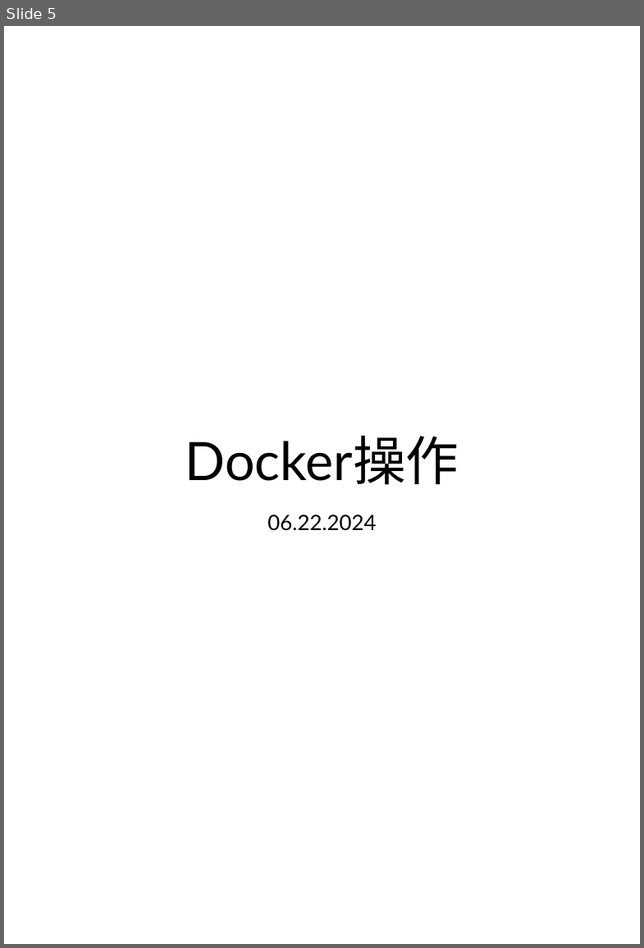
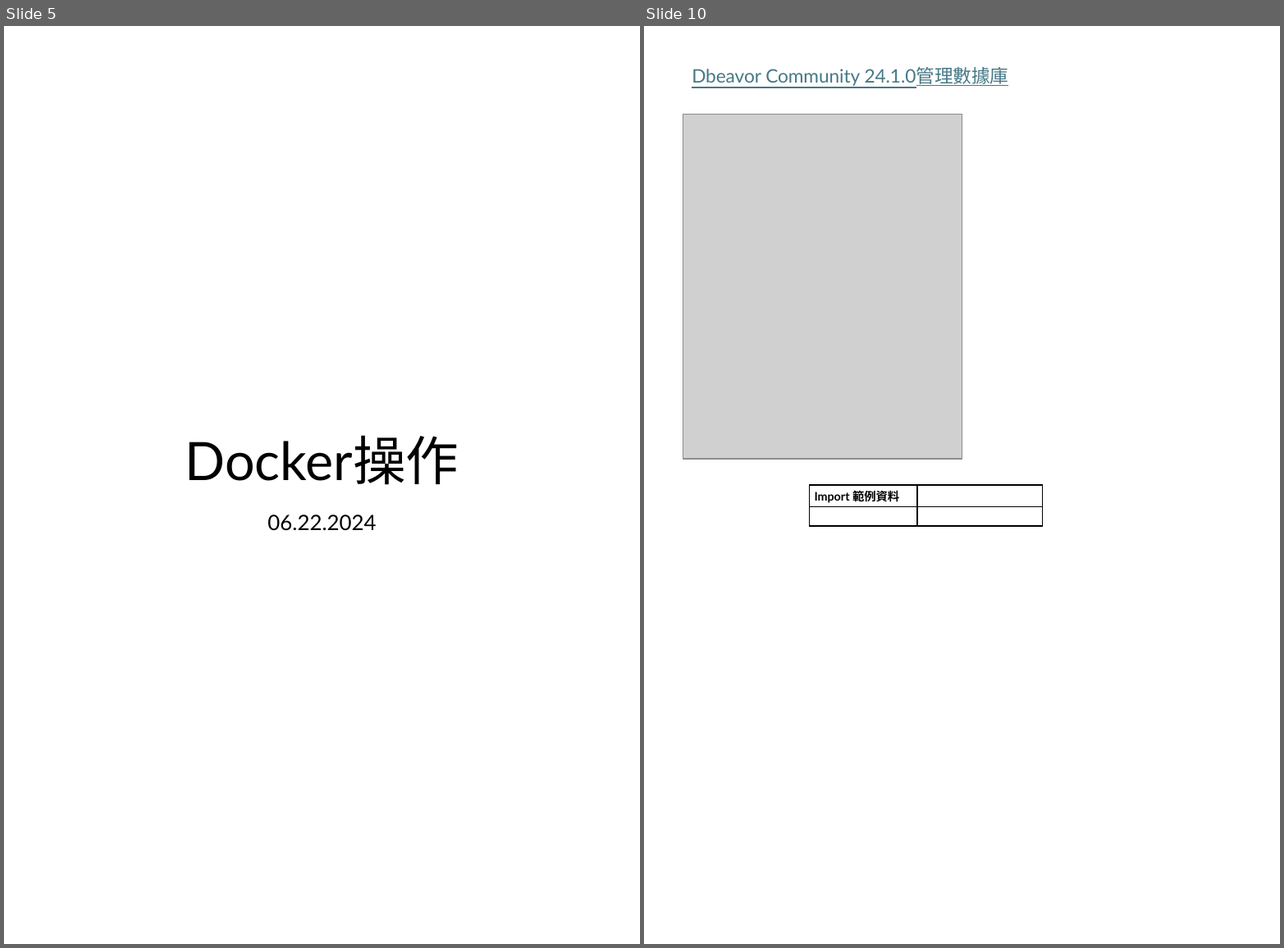
Before and after one commit to frankpeng1218/Python_learning, a slide deck: Ubuntu-2204-Flask-Project/MacOS_Ubuntu_istallation.pptx. Shown side by side, each under a label of ours: slide 5 before the commit, slides 5 and 10 after it; the slides between them are not shown. The pictures are 644x948 and 1284x948 pixels, drawn with LibreOffice and Linux fonts; fonts in the diff are those of the drawing; grey boxes stand for pictures. Boxes give left, top, right and bottom in pixels: in the first picture for what was removed or moved away, otherwise in the second. Text is boxed around its words. In the diff, an @@ line names an element or a change of style, - is before the commit and + after.

```diff
--- a/Ubuntu-2204-Flask-Project/MacOS_Ubuntu_istallation.pptx
+++ b/Ubuntu-2204-Flask-Project/MacOS_Ubuntu_istallation.pptx
@@ slide 10 added at [644, 26, 1280, 944], background #FFFFFF @@
@@ text added at [692, 67, 1009, 86], 15.8 pt, text #467886, underline @@
+Dbeavor Community 24.1.0管理數據庫
@@ picture added at [683, 114, 962, 459] @@
@@ table added at [810, 485, 1042, 525], 2 rows, 2 columns @@
+Import 範例資料 | 
+ | 
```
Also in this commit, not shown: 2 slides changed, 2 other slides added, 1 slide removed, 3 other files.
